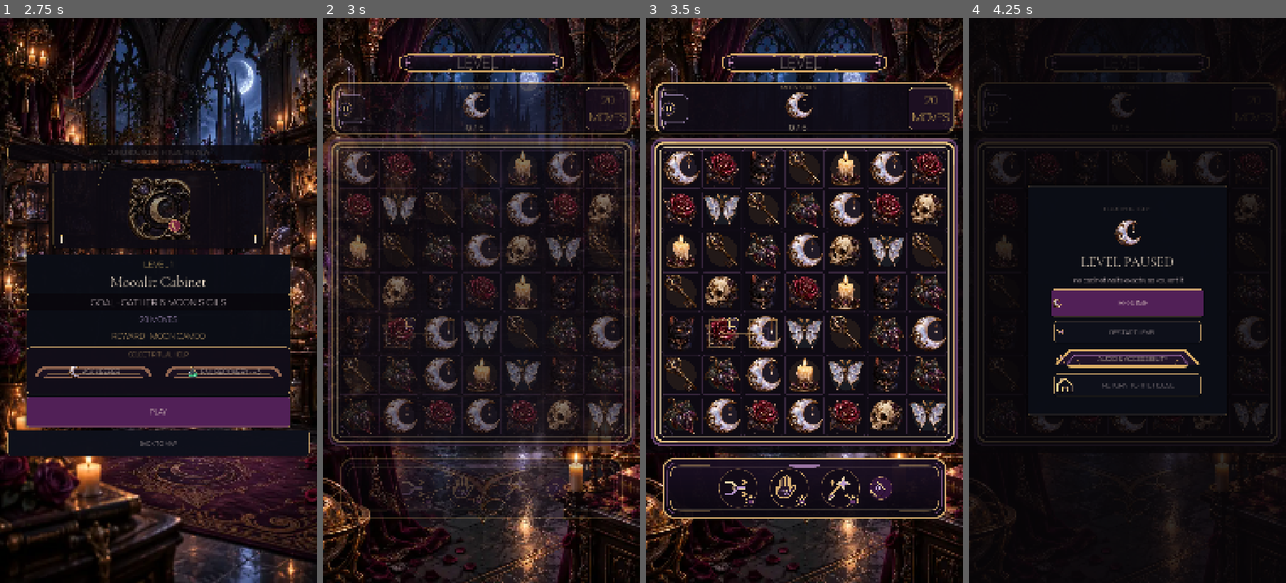
Above: before the commit, frames 1-4 (left to right).
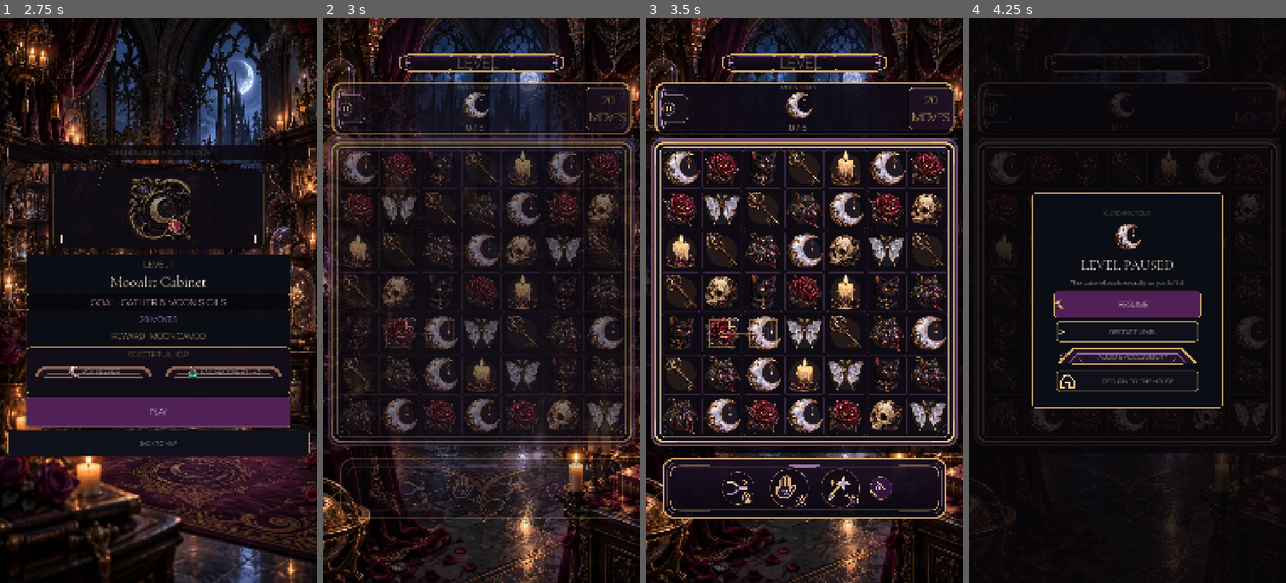
Above: after the commit, the same moments.

Repository: Jay-prodesign/akilta-match3
Game: Godot game, scene res://src/app/app_bootstrap.tscn
Two runs of this game, one before a commit and one after it. Both use one fixed random seed, a clock stepped at 60 frames per second and the inputs below.
Inputs (mouse positions are in pixels of both pictures, inside the frame that each line leads up to):
- Up to frame 1 (2.75 s): click "ENTER THE HOUSE" at 0.5 s; click "PLAY LEVEL 1" at 1.25 s; click "1" at 2 s
- Up to frame 2 (3 s): click "PLAY" at 2.75 s
- Up to frame 3 (3.5 s): no input
- Up to frame 4 (4.25 s): click (997, 108) at 3.5 s

Frame 1 is identical in both runs. In frame 2, less than 0.1% of the frame differs, in the area x 22-36%, y 80-87%; in frame 3, 0.2%; in frame 4, 4.3%, in the area x 18-82%, y 29-71%.

Commit message:
Tighten gameplay pause and reward hierarchy around ornamental frames

Diff:
--- a/src/ui/gameplay/gameplay_screen.tscn
+++ b/src/ui/gameplay/gameplay_screen.tscn
@@ -625,7 +625,7 @@
 alignment = 1
 
 [node name="SealedBoostA" type="Button" parent="BoosterTray/BoosterActions/SealedSlotA"]
-custom_minimum_size = Vector2(132, 132)
+custom_minimum_size = Vector2(112, 112)
 layout_mode = 2
 size_flags_horizontal = 4
 disabled = true
@@ -820,17 +820,17 @@
 anchor_top = 0.5
 anchor_right = 0.5
 anchor_bottom = 0.5
-offset_left = -340.0
-offset_top = -390.0
-offset_right = 340.0
-offset_bottom = 390.0
+offset_left = -325.0
+offset_top = -365.0
+offset_right = 325.0
+offset_bottom = 365.0
 grow_horizontal = 2
 grow_vertical = 2
 theme_override_styles/panel = SubResource("StylePanel")
 
 [node name="Content" type="VBoxContainer" parent="PauseOverlay/Card"]
 layout_mode = 2
-theme_override_constants/separation = 16
+theme_override_constants/separation = 14
 alignment = 1
 
 [node name="Eyebrow" type="Label" parent="PauseOverlay/Card/Content"]
@@ -869,7 +869,7 @@
 horizontal_alignment = 1
 
 [node name="Resume" type="Button" parent="PauseOverlay/Card/Content"]
-custom_minimum_size = Vector2(520, 92)
+custom_minimum_size = Vector2(500, 88)
 layout_mode = 2
 size_flags_horizontal = 4
 theme_override_colors/font_color = Color(1, 0.95, 0.84, 1)
@@ -884,7 +884,7 @@
 text = "RESUME"
 
 [node name="Retry" type="Button" parent="PauseOverlay/Card/Content"]
-custom_minimum_size = Vector2(500, 74)
+custom_minimum_size = Vector2(480, 70)
 layout_mode = 2
 size_flags_horizontal = 4
 theme_override_colors/font_color = Color(0.98, 0.91, 0.78, 1)
@@ -897,7 +897,7 @@
 text = "RESTART LEVEL"
 
 [node name="Settings" type="Button" parent="PauseOverlay/Card/Content"]
-custom_minimum_size = Vector2(500, 74)
+custom_minimum_size = Vector2(480, 70)
 layout_mode = 2
 size_flags_horizontal = 4
 theme_override_colors/font_color = Color(0.98, 0.91, 0.78, 1)
@@ -910,7 +910,7 @@
 text = "AUDIO & ACCESSIBILITY"
 
 [node name="Exit" type="Button" parent="PauseOverlay/Card/Content"]
-custom_minimum_size = Vector2(500, 74)
+custom_minimum_size = Vector2(480, 70)
 layout_mode = 2
 size_flags_horizontal = 4
 theme_override_colors/font_color = Color(0.851, 0.804, 0.835, 1)
@@ -946,10 +946,10 @@
 anchor_top = 0.5
 anchor_right = 0.5
 anchor_bottom = 0.5
-offset_left = -390.0
-offset_top = -405.0
-offset_right = 390.0
-offset_bottom = 405.0
+offset_left = -360.0
+offset_top = -395.0
+offset_right = 360.0
+offset_bottom = 395.0
 grow_horizontal = 2
 grow_vertical = 2
 theme_override_styles/panel = SubResource("StylePanel")
@@ -960,7 +960,7 @@
 alignment = 1
 
 [node name="ResultTopPad" type="Control" parent="ResultOverlay/Card/Content"]
-custom_minimum_size = Vector2(0, 24)
+custom_minimum_size = Vector2(0, 16)
 layout_mode = 2
 mouse_filter = 2
 
@@ -1032,7 +1032,7 @@
 autowrap_mode = 2
 
 [node name="RewardRitual" type="Control" parent="ResultOverlay/Card/Content"]
-custom_minimum_size = Vector2(0, 210)
+custom_minimum_size = Vector2(0, 188)
 layout_mode = 2
 mouse_filter = 2
 script = ExtResource("9_cameo")
@@ -1108,7 +1108,7 @@
 autowrap_mode = 2
 
 [node name="ResultProclamation" type="HBoxContainer" parent="ResultOverlay/Card/Content"]
-custom_minimum_size = Vector2(520, 132)
+custom_minimum_size = Vector2(500, 116)
 size_flags_horizontal = 4
 layout_mode = 2
 theme_override_constants/separation = 10
@@ -1122,7 +1122,7 @@
 stretch_mode = 5
 
 [node name="Copy" type="VBoxContainer" parent="ResultOverlay/Card/Content/ResultProclamation"]
-custom_minimum_size = Vector2(330, 0)
+custom_minimum_size = Vector2(320, 0)
 layout_mode = 2
 size_flags_horizontal = 0
 alignment = 1
@@ -1142,7 +1142,7 @@
 
 [node name="RecoveryAction" type="Button" parent="ResultOverlay/Card/Content"]
 visible = false
-custom_minimum_size = Vector2(520, 92)
+custom_minimum_size = Vector2(500, 88)
 layout_mode = 2
 size_flags_horizontal = 4
 theme_override_colors/font_color = Color(0.988, 0.933, 0.831, 1)
@@ -1153,7 +1153,7 @@
 text = "CONTINUE · +3 MOVES · FREE"
 
 [node name="Action" type="Button" parent="ResultOverlay/Card/Content"]
-custom_minimum_size = Vector2(520, 100)
+custom_minimum_size = Vector2(500, 94)
 layout_mode = 2
 size_flags_horizontal = 4
 theme_override_colors/font_color = Color(0.988, 0.933, 0.831, 1)
